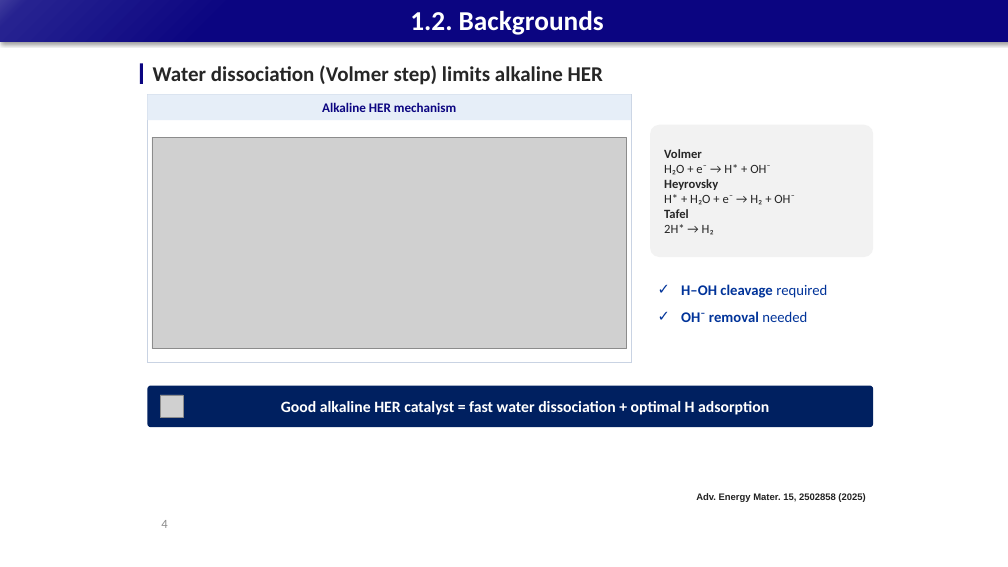
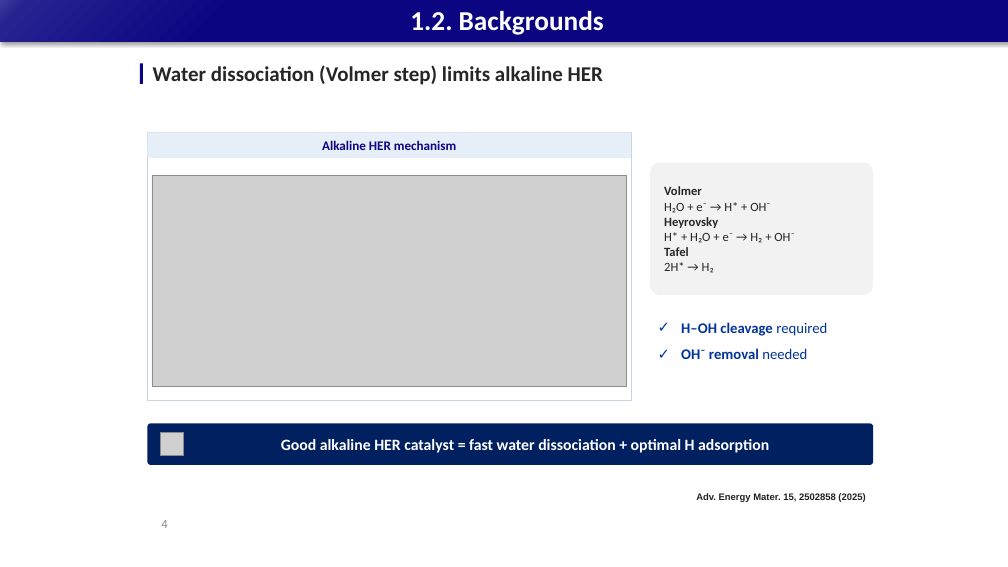
Before and after one commit to limsj0204/letter, a slide deck: slide 4 of 학위논문_디펜스_발표자료.pptx. Drawn at 1008x567 pixels with LibreOffice and Linux fonts; fonts in the diff are those of the drawing; grey boxes stand for pictures. Boxes give left, top, right and bottom in pixels: in the first picture for what was removed or moved away, otherwise in the second. Text is boxed around its words. In the diff, an @@ line names an element or a change of style, - is before the commit and + after.

```diff
--- a/학위논문_디펜스_발표자료.pptx
+++ b/학위논문_디펜스_발표자료.pptx
@@ 2 rectangles, 1 picture, 1 rounded rectangle: place and size @@
-2 rectangles, 1 picture, 1 rounded rectangle at box(147, 95, 873, 427)
+2 rectangles, 1 picture, 1 rounded rectangle at box(147, 132, 873, 465)
@@ 1 picture, 1 text, 1 rounded rectangle: place and size @@
-1 picture, 1 text, 1 rounded rectangle at box(160, 125, 873, 417)
+1 picture, 1 text, 1 rounded rectangle at box(160, 163, 873, 455)
```
Also in this commit, not shown: 31 other slides changed.
